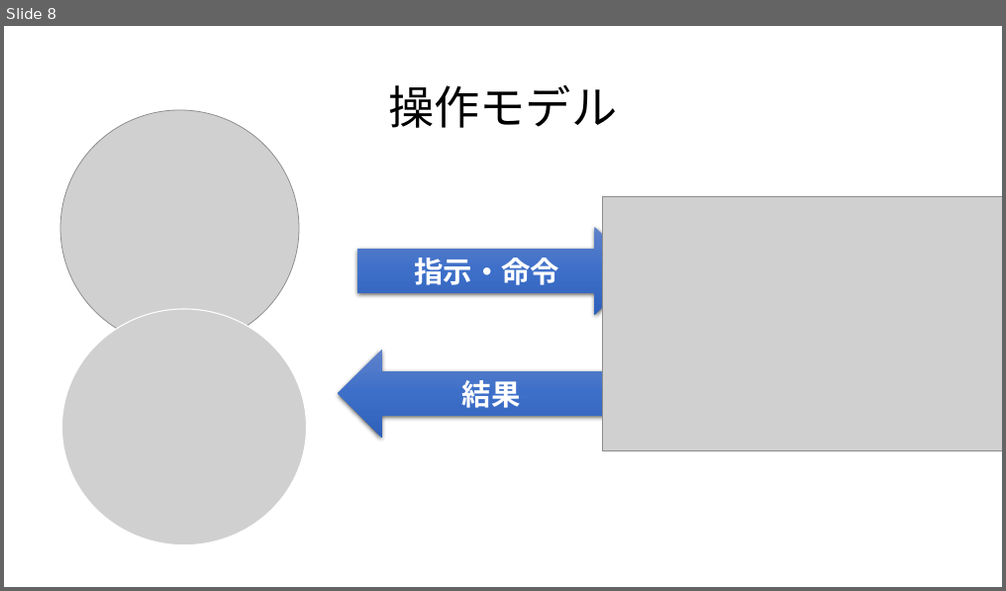
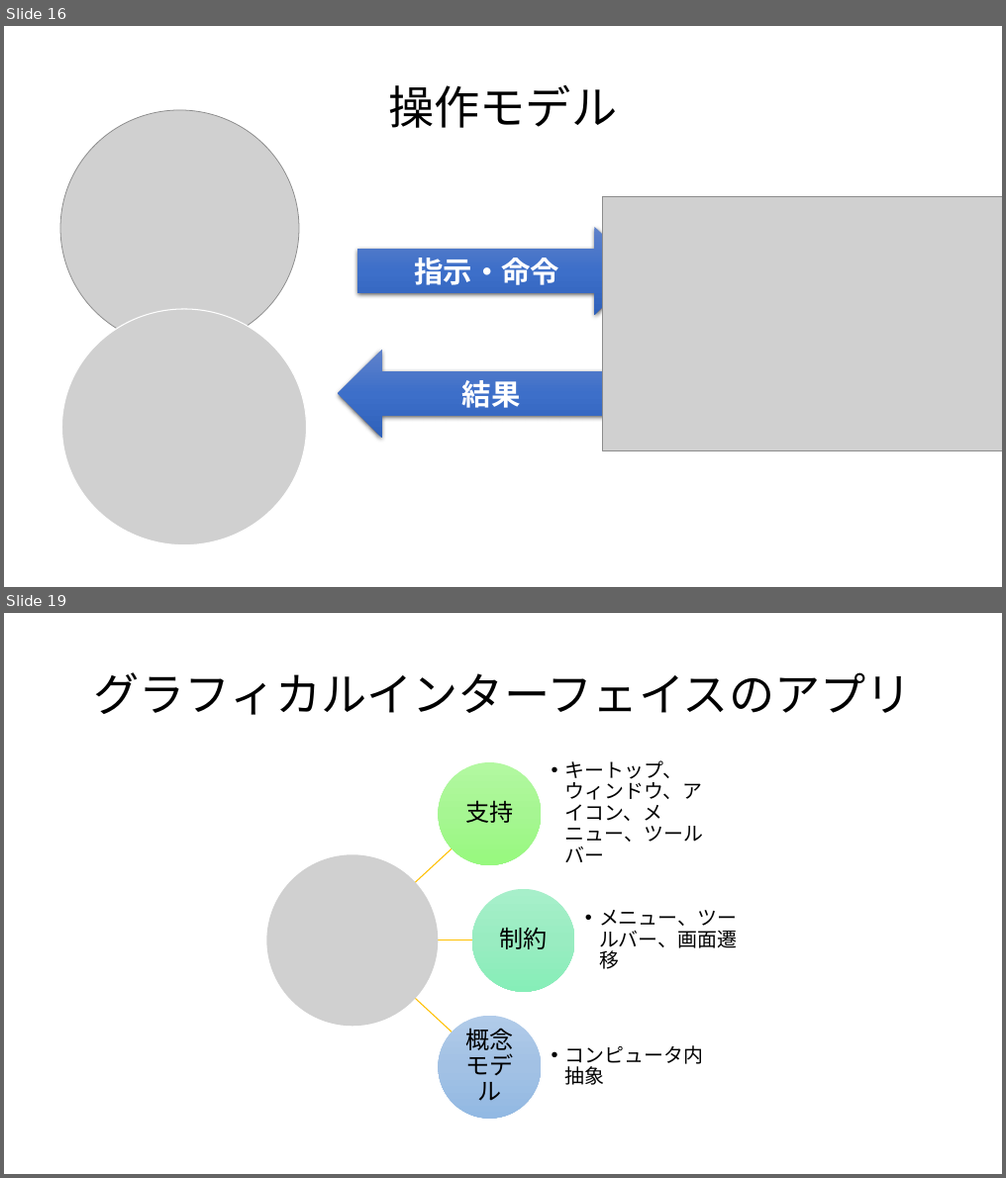
Before and after one commit to satoyoshiharu/docs, a slide deck: figures.pptx. Shown one above the other, each under a label of ours: slide 8 before the commit, slides 16 and 19 after it; the slides between them are not shown. The pictures are 1006x591 and 1006x1178 pixels, drawn with LibreOffice and Linux fonts; fonts in the diff are those of the drawing; grey boxes stand for pictures. Boxes give left, top, right and bottom in pixels: in the first picture for what was removed or moved away, otherwise in the second. Text is boxed around its words. In the diff, an @@ line names an element or a change of style, - is before the commit and + after.

```diff
--- a/figures.pptx
+++ b/figures.pptx
@@ slide 19 added at (4,613,1002,1174), background #FFFFFF @@
@@ title added at (93,672,912,715), 44 pt, text #000000 @@
+グラフィカルインターフェイスのアプリ
@@ group added at (266,761,737,1118): 6 texts, 3 freeform shapes, 3 ellipses, 1 picture @@
+支持
+  • キートップ、ウィンドウ、アイコン、メニュー、ツールバー
+制約
+  • メニュー、ツールバー、画面遷移
+概念モデル
+  • コンピュータ内抽象
@@ what was slide 8 is now slide 16 @@
```
Also in this commit, not shown: 4 other slides added.
